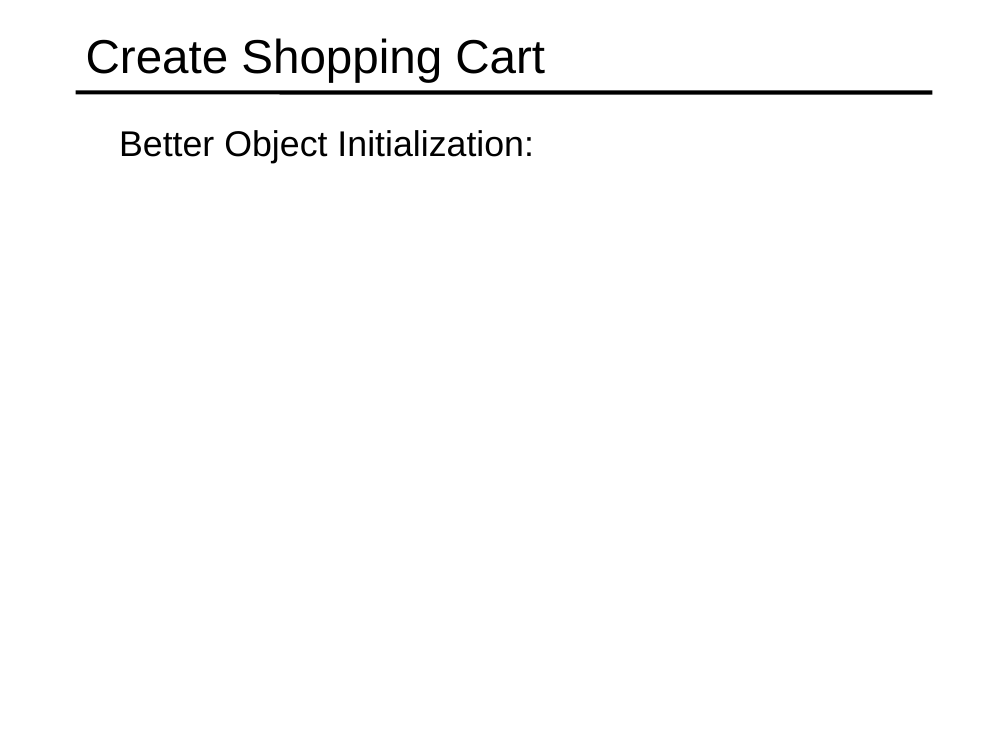
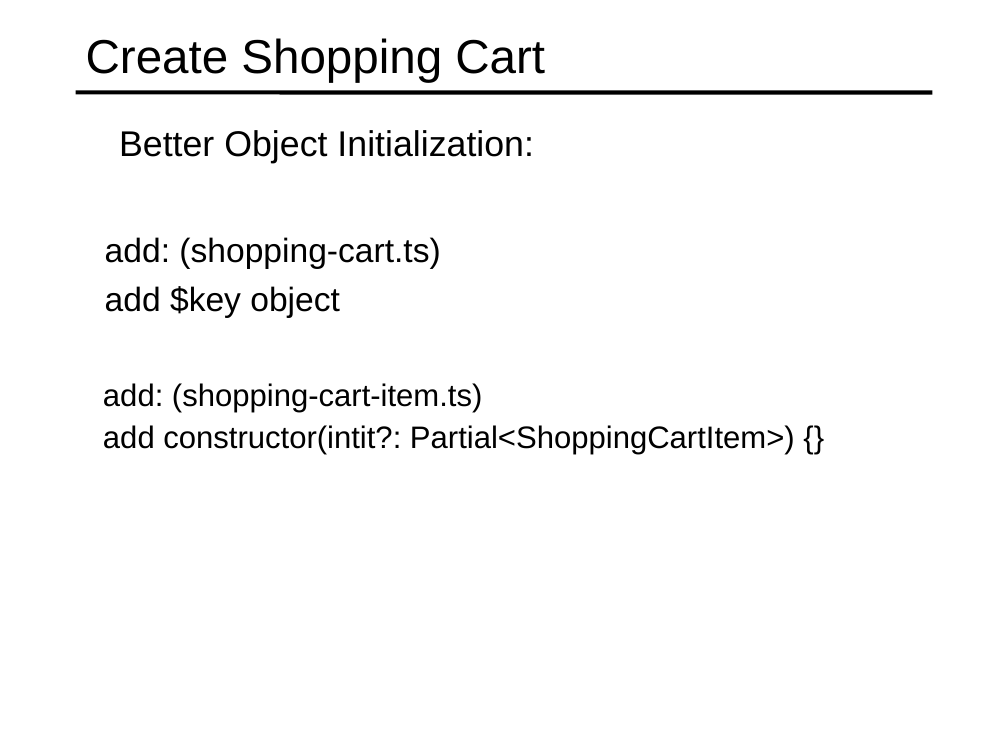
Before and after one commit to specter01wj/Jago_Link_Training, a slide deck: slide 21 of Angular/Angular7/Angular Advanced Course/Project/21.Project_Shopping Cart Module/L5_Project_Shopping Cart Module.ppt. Drawn at 1008x756 pixels with LibreOffice and Linux fonts; fonts in the diff are those of the drawing. Boxes give left, top, right and bottom in pixels: in the first picture for what was removed or moved away, otherwise in the second. Text is boxed around its words. In the diff, an @@ line names an element or a change of style, - is before the commit and + after.

Commit message:
11/04/2019 v1

```diff
--- a/Angular/Angular7/Angular Advanced Course/Project/21.Project_Shopping Cart Module/L5_Project_Shopping Cart Module.ppt
+++ b/Angular/Angular7/Angular Advanced Course/Project/21.Project_Shopping Cart Module/L5_Project_Shopping Cart Module.ppt
@@ text added at <box>105,237,440,318</box>, 24 pt, text #000000 @@
+  add: (shopping-cart.ts)
+  add $key object
@@ text added at <box>103,383,795,454</box>, 22.2 pt, text #000000 @@
+  add: (shopping-cart-item.ts)
+  add constructor(intit?: Partial<ShoppingCartItem>) {}
```
